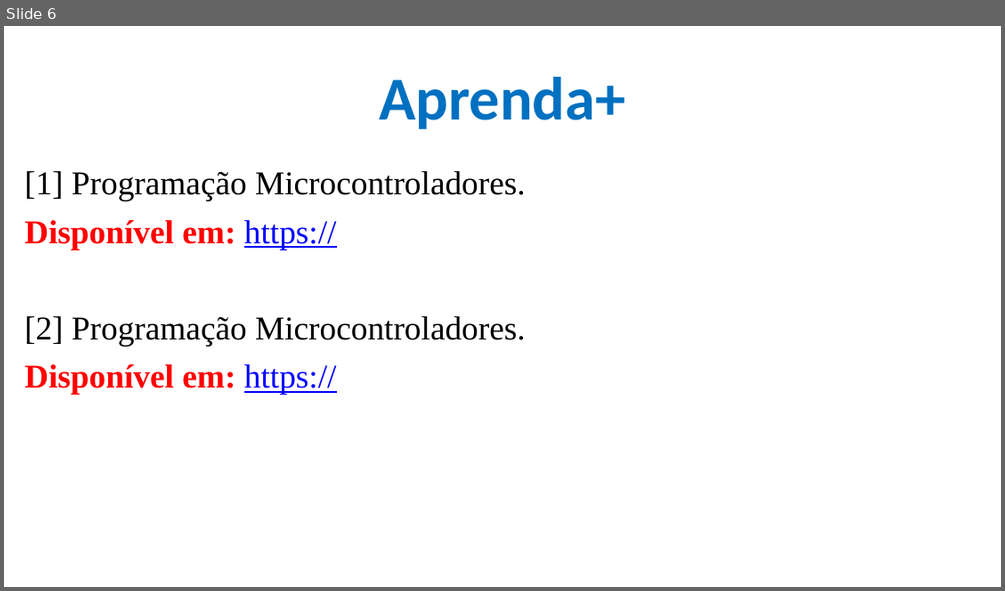
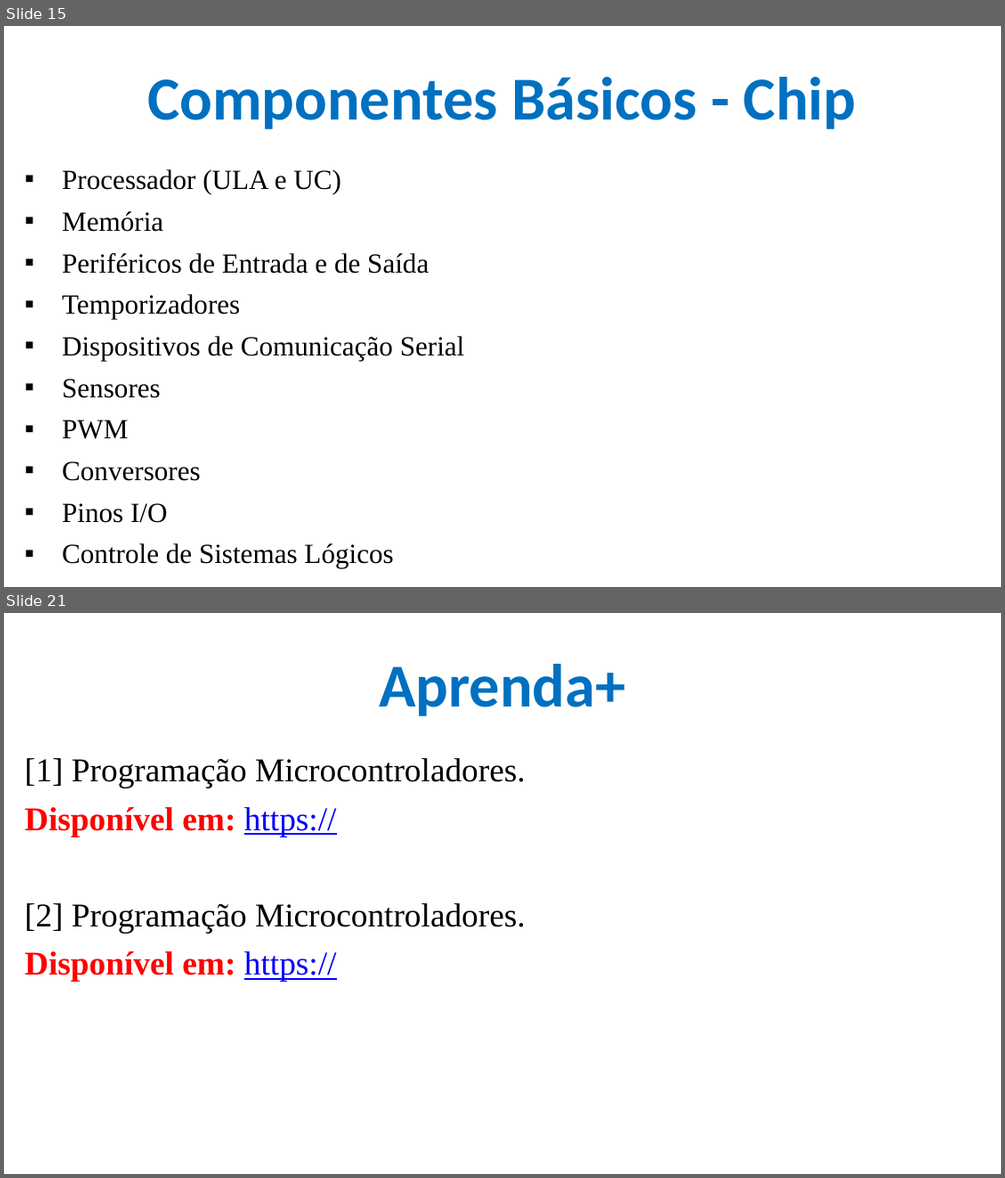
Before and after one commit to CloudEducationBrazil/WydenArea1ProgramacaoMicrocontroladores, a slide deck: 01 Classes/Aula 01 - Programação Microcontroladores.pptx. Shown one above the other, each under a label of ours: slide 6 before the commit, slides 15 and 21 after it; the slides between them are not shown. The pictures are 1005x591 and 1005x1178 pixels, drawn with LibreOffice and Linux fonts; fonts in the diff are those of the drawing; background and template pictures are left out. Boxes give left, top, right and bottom in pixels: in the first picture for what was removed or moved away, otherwise in the second. Text is boxed around its words. In the diff, an @@ line names an element or a change of style, - is before the commit and + after.

```diff
--- a/01 Classes/Aula 01 - Programação Microcontroladores.pptx
+++ b/01 Classes/Aula 01 - Programação Microcontroladores.pptx
@@ slide 15 added at bbox=[4, 26, 1001, 587], background picture (left out) @@
@@ title added at bbox=[147, 77, 856, 129], 44 pt, text #0070C0, bold @@
+Componentes Básicos - Chip
@@ text added at bbox=[62, 169, 465, 568], 20 pt, text #000000 @@
+▪ Processador (ULA e UC)
+▪ Memória
+▪ Periféricos de Entrada e de Saída
+▪ Temporizadores
+▪ Dispositivos de Comunicação Serial
+▪ Sensores
+▪ PWM
+▪ Conversores
+▪ Pinos I/O
+▪ Controle de Sistemas Lógicos
@@ what was slide 6 is now slide 21 @@
```
Also in this commit, not shown: 5 slides changed, 14 other slides added.
